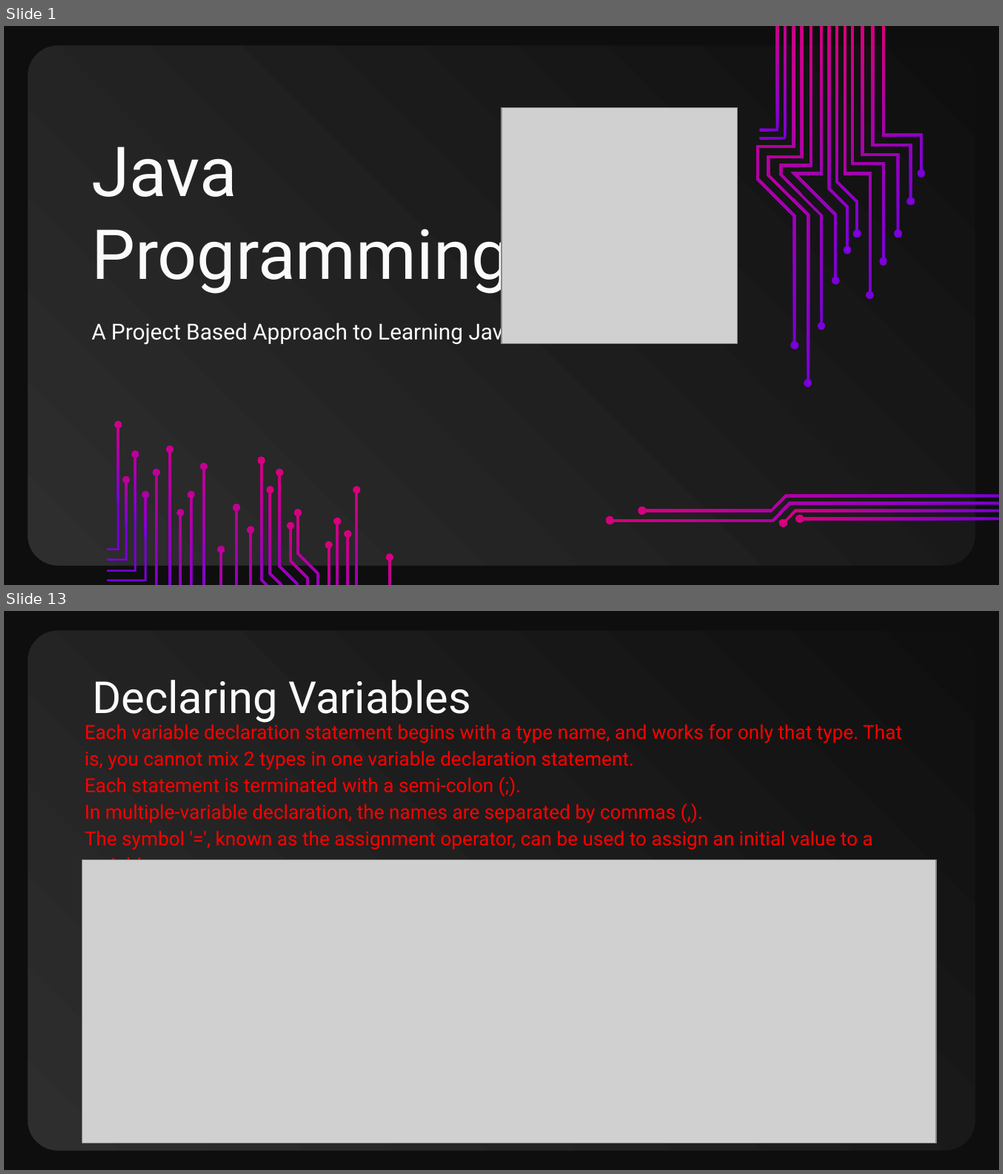
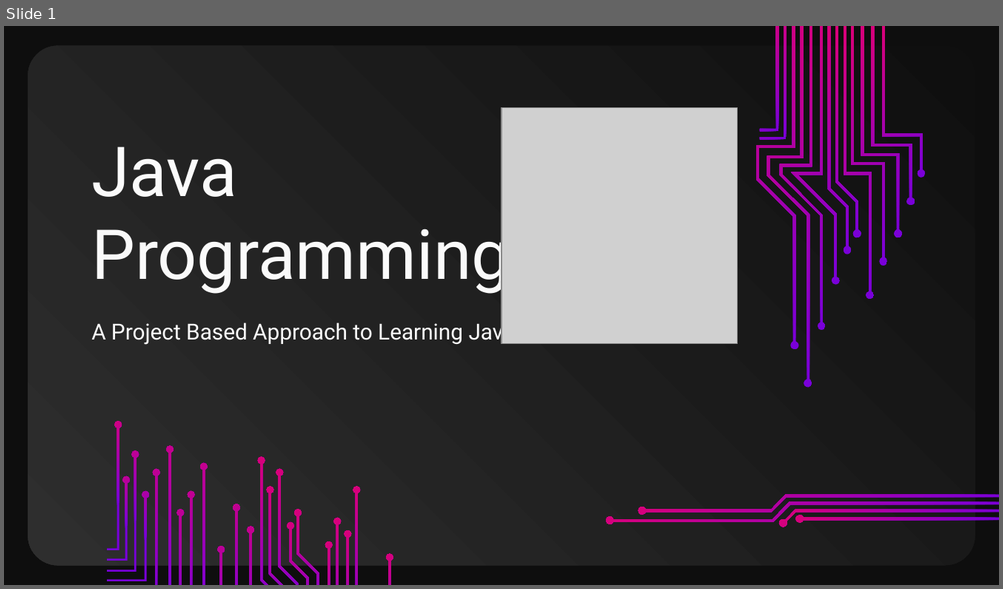
Before and after one commit to CompSci-120-LHHS/cs120mainclass, a slide deck: 001_Course_Lectures/02_UNIT1_Input.pptx. Shown one above the other, each under a label of ours: slides 1 and 13 before the commit, slide 1 after it; the slides between them are not shown. The pictures are 1003x1174 and 1003x589 pixels, drawn with LibreOffice and Linux fonts; fonts in the diff are those of the drawing; grey boxes stand for pictures. Boxes give left, top, right and bottom in pixels: in the first picture for what was removed or moved away, otherwise in the second. Text is boxed around its words. In the diff, an @@ line names an element or a change of style, - is before the commit and + after.

```diff
--- a/001_Course_Lectures/02_UNIT1_Input.pptx
+++ b/001_Course_Lectures/02_UNIT1_Input.pptx
@@ slide 13 removed at [4, 611, 999, 1170], background #0E0E0E; not listed: 1 template element that a slide beside it also shows @@
@@ title removed at [92, 680, 471, 723] @@
-Declaring Variables
@@ subtitle removed at [85, 721, 902, 850] @@
-Each variable declaration statement begins with a type name, and works for only that type. That is, you cannot mix 2 types in one variable declaration statement.
-Each statement is terminated with a semi-colon (;).
-In multiple-variable declaration, the names are separated by commas (,).
-The symbol '=', known as the assignment operator, can be used to assign an initial value to a variable
@@ picture removed at [82, 860, 936, 1144] @@
```
Also in this commit, not shown: 3 slides added, 14 other slides removed, 20 other files.
